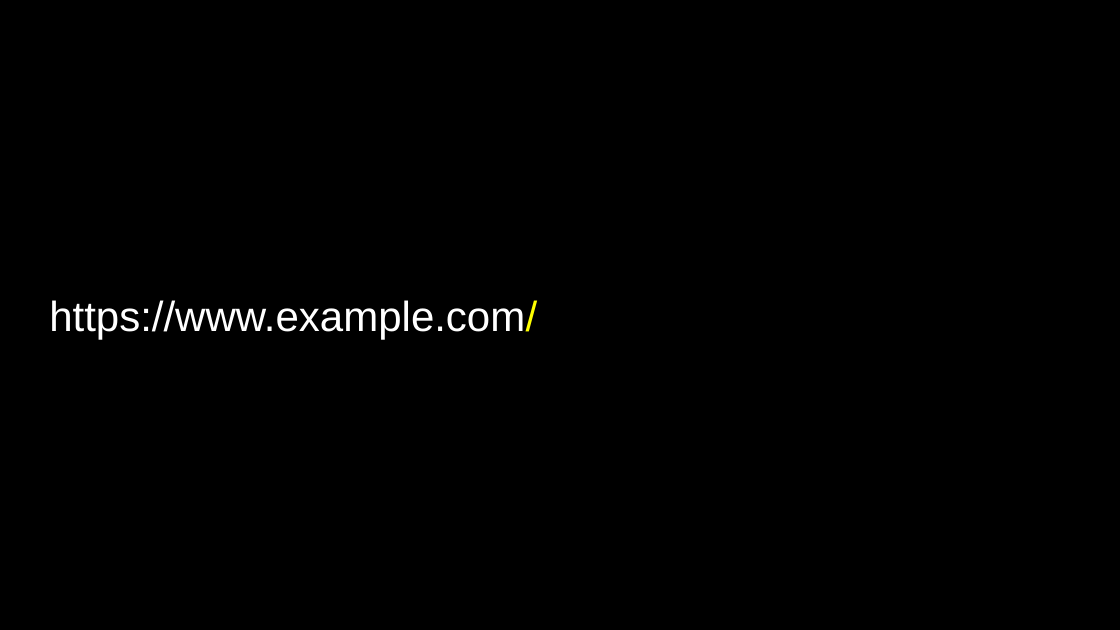
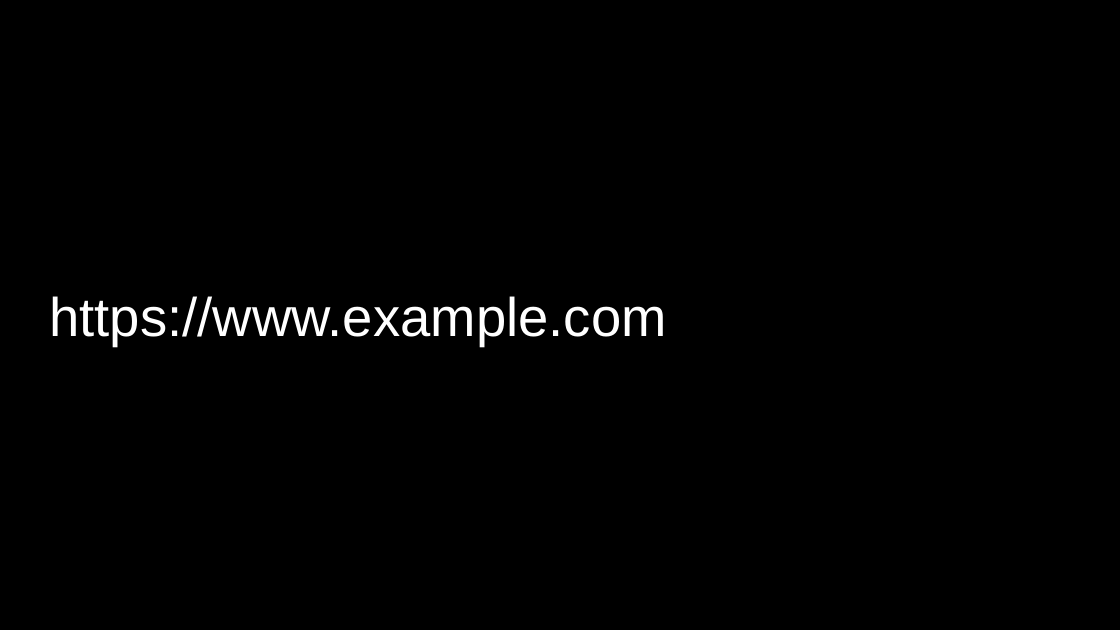
Before and after one commit to SQ4007-2025/website, a slide deck: slide 23 of lectures/slides_9.pptx (slide 3 before the commit). Drawn at 1120x630 pixels with LibreOffice and Linux fonts; fonts in the diff are those of the drawing. Boxes give left, top, right and bottom in pixels: in the first picture for what was removed or moved away, otherwise in the second. Text is boxed around its words. In the diff, an @@ line names an element or a change of style, - is before the commit and + after.

```diff
--- a/lectures/slides_9.pptx
+++ b/lectures/slides_9.pptx
@@ title at [49,296,666,347]: text changed; size 27 to 35 pt @@
-https://www.example.com/
+https://www.example.com
```
Also in this commit, not shown: 12 other slides changed, 100 slides added, 19 slides removed, 3 other files.
